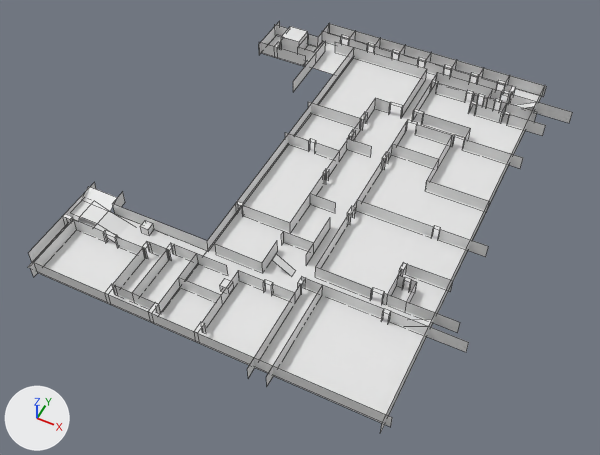
What one commit did to the Blender file assets/aligned_models/lower.blend.
Both versions are drawn from a 50 mm camera at (27.8, -55.1, 79.6) aimed at (-4.7, 9.9, -1.5). Lighting does not change. The marker at lower left points along +X, +Y and +Z. The older version comes first. Mesh edges are drawn as thin lines on the coarser meshes.

Names of what the first picture shows: 'Cube.087', 'Doors', 'Floor', 'Plane.007' and 5 more.
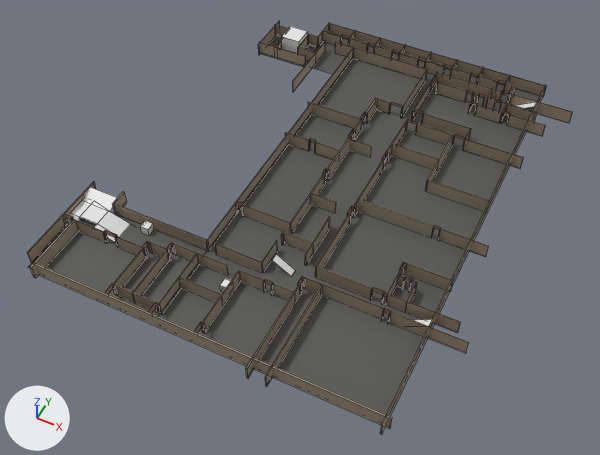
Location of each change, (x1, y1, x2, y2) in pixels of the pictures (600 x 455 px):
```json
{"object": "Floor", "change": "recoloured", "before": [28, 35, 540, 414], "after": [28, 35, 540, 414], "on screen": "white to grey"}
{"object": "Cube.087", "change": "reshaped", "before": [28, 21, 573, 433], "after": [27, 21, 573, 435]}
{"object": "Doors", "change": "recoloured", "before": [63, 34, 516, 333], "after": [63, 34, 516, 333]}
{"part": 1, "of": "me_walls", "change": "added", "after": [27, 23, 572, 435]}
{"part": 2, "of": "me_walls", "change": "recoloured", "before": [28, 21, 573, 433], "after": [28, 21, 573, 386]}
```

Edits to the scene script, one JSON object a line:
```json
{"op": "add", "block": "img_concrete_floor_worn_001_diff_1k_jpg", "code": ["img_concrete_floor_worn_001_diff_1k_jpg = load_image('concrete_floor_worn_001_diff_1k.jpg', '../concrete_floor_worn_001_diff_1k.jpg', 1024, 1024, 'sRGB')"]}
{"op": "add", "block": "img_wood_table_worn_diff_1k_jpg", "code": ["img_wood_table_worn_diff_1k_jpg = load_image('wood_table_worn_diff_1k.jpg', '../wood_table_worn_diff_1k.jpg', 1024, 1024, 'sRGB')"]}
{"op": "add", "block": "img_beige_wall_001_diff_1k_jpg", "code": ["img_beige_wall_001_diff_1k_jpg = load_image('beige_wall_001_diff_1k.jpg', '../beige_wall_001_diff_1k.jpg', 1024, 1024, 'sRGB')"]}
{"op": "add", "block": "mat_material", "code": ["mat_material = principled_material('Material')", "mat_material.texture = img_concrete_floor_worn_001_diff_1k_jpg"]}
{"op": "add", "block": "mat_material_005", "code": ["mat_material_005 = principled_material('Material.005')", "mat_material_005.texture = img_wood_table_worn_diff_1k_jpg"]}
{"op": "add", "block": "mat_material_004", "code": ["mat_material_004 = principled_material('Material.004')", "mat_material_004.texture = img_beige_wall_001_diff_1k_jpg"]}
{"block": "me_walls", "where": "# used by ob_cube_087; location = (-28.7, -46.2, 2.8)"}
{"op": "remove", "block": "me_walls", "code": "me_walls.from_pydata(...)  # 388 vertices, 104 faces; spans x -1.0..50.4, y 31.3..92.3, z -1.0..1.0"}
{"op": "add", "block": "me_walls", "code": "me_walls.from_pydata(...)  # 782 vertices, 578 faces; spans x -1.2..50.4, y 31.3..92.3, z -1.0..1.0"}
{"block": "me_walls", "change": "me_walls part 1: 394 vertices added at x -1.2..50.4, y 31.3..92.3, z -1.0..1.0"}
{"block": "me_walls", "change": "me_walls part 2: 87 faces spanning x -1.0..50.4, y 31.3..92.3, z -1.0..1.0 switch from no material to mat_material_004 (picture img_beige_wall_001_diff_1k_jpg)"}
{"block": "me_cube_041", "where": "me_cube_041.from_pydata(...)  # 328 vertices, 123 faces; spans x -7.6..49.9, y -6.6..37.0, z -1.0..1.0"}
{"op": "add", "block": "me_cube_041", "code": "me_cube_041.materials.append(mat_material_005)  # picture img_wood_table_worn_diff_1k_jpg"}
{"block": "me_floor", "where": "me_floor.from_pydata(...)  # 16 vertices, 4 faces; spans x -3.0..12.3, y -17.7..1.8, z 0.0"}
{"op": "add", "block": "me_floor", "code": "me_floor.materials.append(mat_material)  # picture img_concrete_floor_worn_001_diff_1k_jpg"}
```
